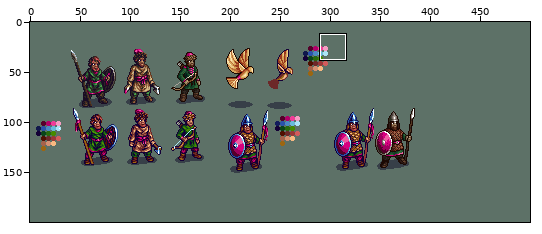
A sprite sheet gets an edit: GSE/Triumvirate/militia_rework_start.png. The picture above shows the old version from afar; the outline marks the close-up.
Close-up. As it was:
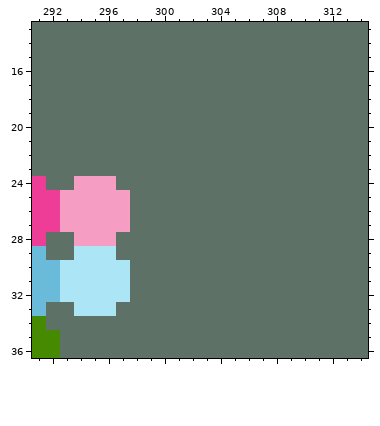
The file is 500x200 pixels. Colours within 5 levels of each other are drawn and written as one. Shown: x 291..314, y 13..36. The commit also changed other parts of the picture, which this record leaves out.
The result:
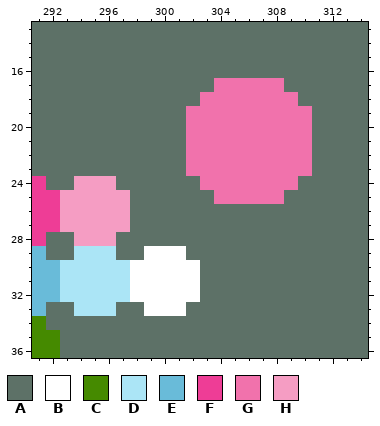
Palette (. is transparent): A #5d7167  B #ffffff  C #458a00  D #abe5f6  E #69bbd9  F #ee3d96  G #f172ac  H #f59dc3
Difference:
Changed rows in their new state; - is an unchanged pixel.
first column x 302:
17 --GGGGG--
18 -GGGGGGG-
19 GGGGGGGGG
20 GGGGGGGGG
21 GGGGGGGGG
22 GGGGGGGGG
23 GGGGGGGGG
24 -GGGGGGG-
25 --GGGGG--
first column x 298:
29 -BBB-
30 BBBBB
31 BBBBB
32 BBBBB
33 -BBB-
Boxes around the changes in both close-ups, in picture pixels (x1, y1, x2, y2):
changed: (130, 78, 312, 316)
